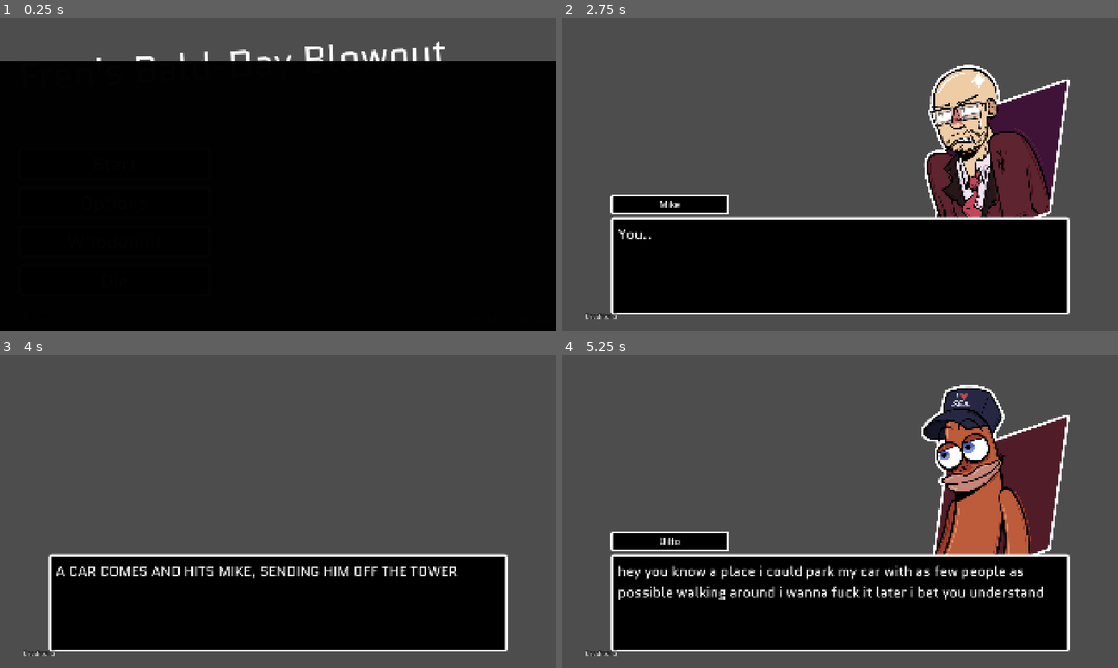
Above: before the commit, frames 1-4 (two rows, left to right).
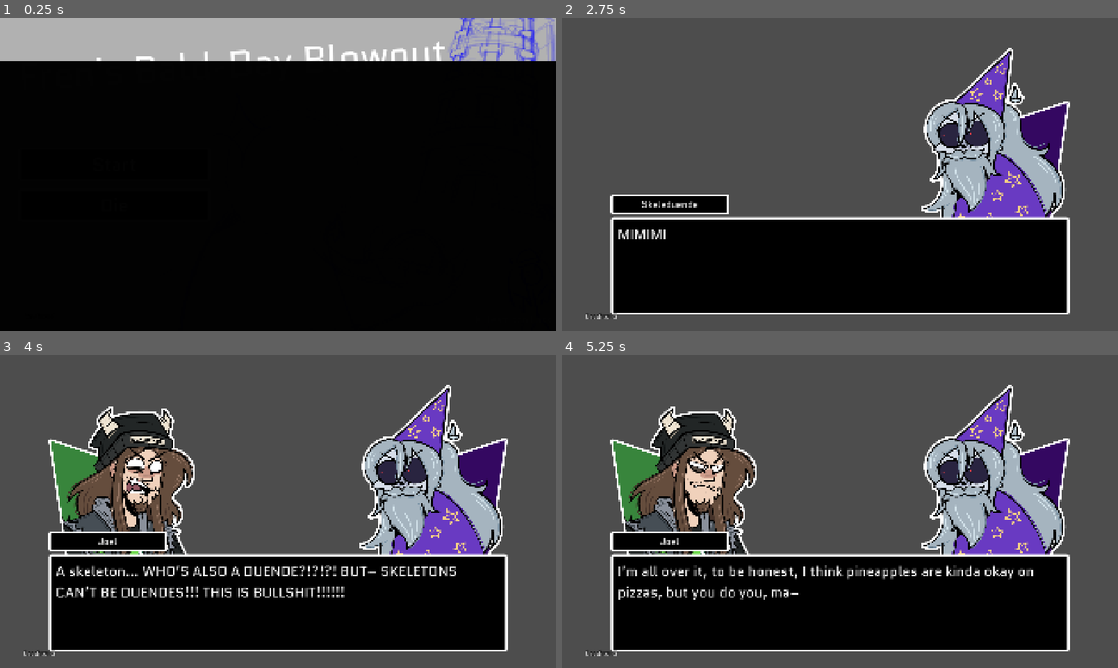
Above: after the commit, the same moments.

Repository: jillzilla/FBDB
Game: Godot game, scene res://assets/scenes/menu.tscn
The game is run twice, just before and just after one commit, with the same random seed, the same clock (stepped at 60 frames per second) and the same inputs.
Inputs (mouse positions are in pixels of both pictures, inside the frame that each line leads up to):
- Up to frame 1 (0.25 s): no input
- Up to frame 2 (2.75 s): click "Start" at 0.5 s; tap Enter (ProgressDialogue) at 1.25, 1.35, 2.1 s; move the mouse to (962, 158) at 1.27 s; move the mouse to (728, 190) at 2.02 s
- Up to frame 3 (4 s): move the mouse to (333, 442) at 2.77 s; tap Enter (ProgressDialogue) at 2.85, 3.6 s; tap Space at 3.5 s; move the mouse to (250, 574) at 3.52 s
- Up to frame 4 (5.25 s): tap Enter (ProgressDialogue) at 4.25, 4.35, 5.1 s; move the mouse to (1006, 558) at 4.27 s; tap Space at 5 s; move the mouse to (673, 464) at 5.02 s

The runs differ from the first frame. In frame 1, 13% of the frame differs, in the area x 0-100%, y 0-14%; in frame 2, 11%; in frame 3, 19%; in frame 4, 20%, in the area x 8-92%, y 9-79%.

Commit message:
actual boss sprites

Diff:
--- a/assets/scenes/game_over.tscn
+++ b/assets/scenes/game_over.tscn
@@ -1,27 +1,11 @@
 [gd_scene format=3 uid="uid://d32ix7uu1wcqm"]
 
 [ext_resource type="Script" uid="uid://c6rbbogvrnt6h" path="res://assets/scripts/game_over.gd" id="1_wt3e0"]
+[ext_resource type="Texture2D" uid="uid://c2k1c6ijdwg52" path="res://assets/images/game_over_screen.png" id="2_3vif2"]
 
 [node name="GameOver" type="Node" unique_id=346087160 node_paths=PackedStringArray("button")]
 script = ExtResource("1_wt3e0")
 button = NodePath("Button")
-
-[node name="Label" type="Label" parent="." unique_id=296495985]
-anchors_preset = -1
-anchor_left = 0.117000006
-anchor_top = 0.148
-anchor_right = 0.117000006
-anchor_bottom = 0.148
-offset_left = -160.64001
-offset_top = -95.84
-offset_right = 159.35999
-offset_bottom = 96.16
-theme_override_font_sizes/font_size = 48
-text = "GAME
-OVER"
-horizontal_alignment = 1
-vertical_alignment = 1
-metadata/_edit_lock_ = true
 
 [node name="Timer" type="Timer" parent="." unique_id=1125650737]
 wait_time = 10.0
@@ -38,5 +22,26 @@
 flat = true
 metadata/_edit_lock_ = true
 
+[node name="GameOverScreen" type="Sprite2D" parent="." unique_id=14926891]
+position = Vector2(959.99994, 540)
+scale = Vector2(0.74999994, 0.74999994)
+texture = ExtResource("2_3vif2")
+metadata/_edit_lock_ = true
+
+[node name="Label" type="Label" parent="." unique_id=1853622880]
+anchors_preset = -1
+anchor_left = 0.19900002
+anchor_top = 0.096
+anchor_right = 0.19900002
+anchor_bottom = 0.096
+offset_left = -366.08002
+offset_top = -87.68
+offset_right = 367.91998
+offset_bottom = 87.32
+theme_override_colors/font_color = Color(0.3529412, 0.34509805, 0.8509804, 1)
+theme_override_font_sizes/font_size = 128
+text = "GAME OVER"
+metadata/_edit_lock_ = true
+
 [connection signal="timeout" from="Timer" to="." method="_on_timer_timeout"]
 [connection signal="pressed" from="Button" to="." method="_on_button_pressed"]
--- a/assets/scenes/gameplay.tscn
+++ b/assets/scenes/gameplay.tscn
@@ -188,7 +188,6 @@
 position = Vector2(1496, 472)
 scale = Vector2(0.8, 0.8)
 texture = ExtResource("2_kqp6g")
-flip_h = true
 metadata/_edit_lock_ = true
 
 [node name="Control" type="Control" parent="." unique_id=1069374915]
--- a/assets/scenes/menu.tscn
+++ b/assets/scenes/menu.tscn
@@ -2,7 +2,46 @@
 
 [ext_resource type="Script" uid="uid://ctew53w3dub12" path="res://assets/scripts/menu.gd" id="1_8omcj"]
 [ext_resource type="Theme" uid="uid://bx3e8s5o62yt6" path="res://assets/themes/main_theme.tres" id="2_8aat6"]
+[ext_resource type="Texture2D" uid="uid://jvms8c1h8v5w" path="res://assets/images/menu_screen.png" id="2_xuqax"]
 [ext_resource type="Script" uid="uid://dt364jws1e5kc" path="res://assets/components/button_component.gd" id="3_ugn2o"]
+
+[sub_resource type="Animation" id="Animation_q8r6g"]
+length = 0.001
+tracks/0/type = "value"
+tracks/0/imported = false
+tracks/0/enabled = true
+tracks/0/path = NodePath(".:offset")
+tracks/0/interp = 1
+tracks/0/loop_wrap = true
+tracks/0/keys = {
+"times": PackedFloat32Array(0),
+"transitions": PackedFloat32Array(1),
+"update": 0,
+"values": [Vector2(0, 0)]
+}
+
+[sub_resource type="Animation" id="Animation_l0v2w"]
+resource_name = "move"
+loop_mode = 2
+step = 0.1
+tracks/0/type = "value"
+tracks/0/imported = false
+tracks/0/enabled = true
+tracks/0/path = NodePath(".:offset")
+tracks/0/interp = 2
+tracks/0/loop_wrap = true
+tracks/0/keys = {
+"times": PackedFloat32Array(0, 1),
+"transitions": PackedFloat32Array(1, 1),
+"update": 0,
+"values": [Vector2(0, -100), Vector2(0, 0)]
+}
+
+[sub_resource type="AnimationLibrary" id="AnimationLibrary_0wlwb"]
+_data = {
+&"RESET": SubResource("Animation_q8r6g"),
+&"move": SubResource("Animation_l0v2w")
+}
 
 [sub_resource type="Animation" id="Animation_ugn2o"]
 length = 0.001
@@ -48,6 +87,16 @@
 settings_button = NodePath("Control/Buttons/Control2/Settings")
 credits_button = NodePath("Control/Buttons/Control4/Credits")
 quit_button = NodePath("Control/Buttons/Control3/Quit")
+
+[node name="MenuScreen" type="Sprite2D" parent="." unique_id=828187027]
+position = Vector2(792, 552)
+texture = ExtResource("2_xuqax")
+metadata/_edit_lock_ = true
+
+[node name="AnimationPlayer" type="AnimationPlayer" parent="MenuScreen" unique_id=337562509]
+libraries/ = SubResource("AnimationLibrary_0wlwb")
+autoplay = &"move"
+speed_scale = 0.3
 
 [node name="Control" type="Control" parent="." unique_id=1339855302]
 layout_mode = 3
@@ -88,16 +137,17 @@
 layout_mode = 1
 anchors_preset = -1
 anchor_left = 0.20600002
-anchor_top = 0.652
+anchor_top = 0.53300005
 anchor_right = 0.20600002
-anchor_bottom = 0.652
+anchor_bottom = 0.53300005
 offset_left = -331.52002
-offset_top = -256.16003
+offset_top = -127.640076
 offset_right = 332.47998
-offset_bottom = 255.83997
+offset_bottom = 128.35992
 grow_horizontal = 2
 grow_vertical = 2
 theme_override_constants/separation = 24
+metadata/_edit_group_ = true
 metadata/_edit_lock_ = true
 
 [node name="Control" type="Control" parent="Control/Buttons" unique_id=1978016644]
@@ -129,6 +179,7 @@
 metadata/_custom_type_script = "uid://dt364jws1e5kc"
 
 [node name="Control2" type="Control" parent="Control/Buttons" unique_id=1061864960]
+visible = false
 layout_mode = 2
 size_flags_vertical = 3
 mouse_filter = 2
@@ -157,6 +208,7 @@
 metadata/_custom_type_script = "uid://dt364jws1e5kc"
 
 [node name="Control4" type="Control" parent="Control/Buttons" unique_id=1530733312]
+visible = false
 layout_mode = 2
 size_flags_vertical = 3
 mouse_filter = 2
--- a/assets/scenes/vs_screen.tscn
+++ b/assets/scenes/vs_screen.tscn
@@ -43,7 +43,7 @@
 "times": PackedFloat32Array(0, 2, 3),
 "transitions": PackedFloat32Array(0, 1, 1),
 "update": 0,
-"values": [Vector2(2588, 640), Vector2(2488, 640), Vector2(1650, 640)]
+"values": [Vector2(2800, 640), Vector2(2800, 640), Vector2(1400, 640)]
 }
 tracks/3/type = "value"
 tracks/3/imported = false
@@ -89,10 +89,9 @@
 metadata/_edit_lock_ = true
 
 [node name="Opponent" type="Sprite2D" parent="." unique_id=965576284]
-position = Vector2(2588, 640)
+position = Vector2(2800, 640)
 scale = Vector2(1.3, 1.3)
 texture = ExtResource("2_e3bu7")
-flip_h = true
 metadata/_edit_lock_ = true
 
 [node name="Cover" type="ColorRect" parent="." unique_id=1317948411]
@@ -117,7 +116,7 @@
 offset_left = -84.0
 offset_top = 560.0
 offset_right = 84.0
-offset_bottom = 744.001
+offset_bottom = 744.0011
 grow_horizontal = 2
 grow_vertical = 2
 pivot_offset_ratio = Vector2(0.5, 0.5)
--- a/assets/scripts/global.gd
+++ b/assets/scripts/global.gd
@@ -1,7 +1,7 @@
 extends Node
 
 #variables
-var stage_2_play : int = 5;
+var stage_2_play : int = 1;
 var credits : int = 4;
 
 var enemy_health : int = 0;
--- a/assets/stages/stage1data.json
+++ b/assets/stages/stage1data.json
@@ -7,7 +7,7 @@
 
 	"enemy_health" : 5,
 
-	"battle_enemy_sprite" : "res://assets/images/battle_sprites/battle_fren.png",
+	"battle_enemy_sprite" : "res://assets/images/battle_sprites/b_skeleduende.png",
 
 	"questions" :
 	{
--- a/assets/stages/stage2data.json
+++ b/assets/stages/stage2data.json
@@ -7,7 +7,7 @@
 
 	"enemy_health" : 6,
 
-	"battle_enemy_sprite" : "res://assets/images/battle_sprites/battle_fren.png",
+	"battle_enemy_sprite" : "res://assets/images/battle_sprites/b_mrbones.png",
 
 	"questions" :
 	{
--- a/assets/stages/stage3data.json
+++ b/assets/stages/stage3data.json
@@ -7,7 +7,7 @@
 
 	"enemy_health" : 7,
 
-	"battle_enemy_sprite" : "res://assets/images/battle_sprites/battle_fren.png",
+	"battle_enemy_sprite" : "res://assets/images/battle_sprites/b_jawbone.png",
 
 	"questions" :
 	{
--- a/assets/stages/stage4data.json
+++ b/assets/stages/stage4data.json
@@ -7,7 +7,7 @@
 
 	"enemy_health" : 7,
 
-	"battle_enemy_sprite" : "res://assets/images/battle_sprites/battle_fren.png",
+	"battle_enemy_sprite" : "res://assets/images/battle_sprites/b_mike.png",
 
 	"questions" :
 	{
--- a/assets/stages/stage5data.json
+++ b/assets/stages/stage5data.json
@@ -7,7 +7,7 @@
 
 	"enemy_health" : 9,
 
-	"battle_enemy_sprite" : "res://assets/images/battle_sprites/battle_fren.png",
+	"battle_enemy_sprite" : "res://assets/images/battle_sprites/b_dilto.png",
 
 	"questions" :
 	{
Binary file added: assets/images/battle_sprites/b_dilto.png
Not shown, added: assets/images/battle_sprites/b_dilto.png.import
Binary file added: assets/images/battle_sprites/b_jawbone.png
Not shown, added: assets/images/battle_sprites/b_jawbone.png.import
Binary file added: assets/images/battle_sprites/b_mike.png
Not shown, added: assets/images/battle_sprites/b_mike.png.import
Binary file added: assets/images/battle_sprites/b_mrbones.png
Not shown, added: assets/images/battle_sprites/b_mrbones.png.import
Binary file added: assets/images/battle_sprites/b_skeleduende.png
Not shown, added: assets/images/battle_sprites/b_skeleduende.png.import
Binary file added: assets/images/game_over_screen.png
Not shown, added: assets/images/game_over_screen.png.import
(and 2 more such lines)
